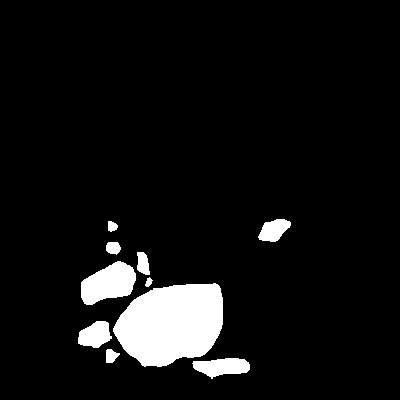
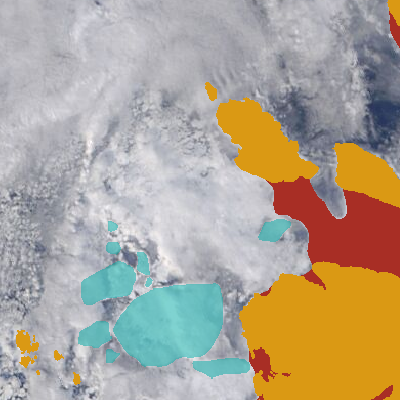
The second 400×400 image is a revision of the first. Changes to its layers:
hid "ice floes" (1st of 2) over left=0, top=0, right=400, bottom=400
